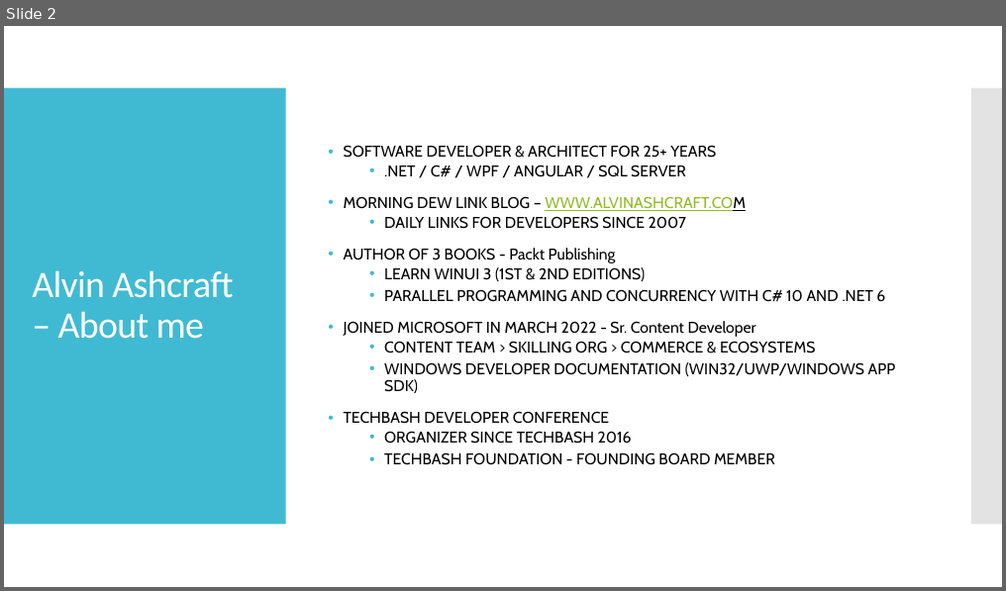
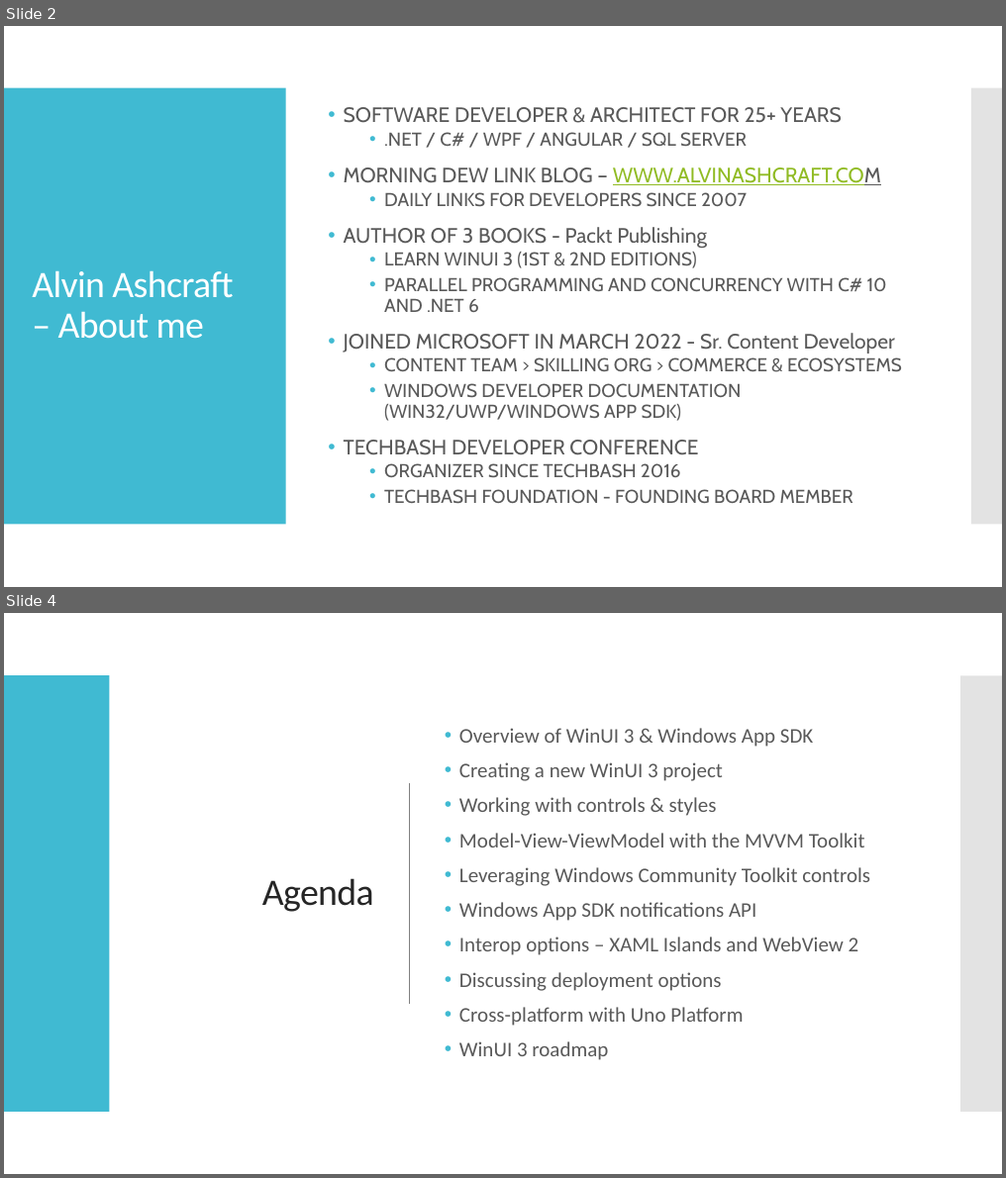
Before and after one commit to alvinashcraft/speaking, a slide deck: 2024/0320_BostonDotNetArch/GetStartedWithWinUI3.pptx. Shown one above the other, each under a label of ours: slide 2 before the commit, slides 2 and 4 after it; the slides between them are not shown. The pictures are 1006x591 and 1006x1178 pixels, drawn with LibreOffice and Linux fonts; fonts in the diff are those of the drawing; background and template pictures are left out. Boxes give left, top, right and bottom in pixels: in the first picture for what was removed or moved away, otherwise in the second. Text is boxed around its words. In the diff, an @@ line names an element or a change of style, - is before the commit and + after.

```diff
--- a/2024/0320_BostonDotNetArch/GetStartedWithWinUI3.pptx
+++ b/2024/0320_BostonDotNetArch/GetStartedWithWinUI3.pptx
@@ slide 4 added at <box>4,613,1002,1174</box>, background #FFFFFF; not listed: 1 template element that a slide beside it also shows @@
@@ rectangle added at <box>4,613,1002,1174</box>, fill #FFFFFF @@
@@ rectangle added at <box>4,675,286,1112</box>, fill #40BAD2 @@
@@ rectangle added at <box>4,675,110,1112</box>, fill #40BAD2 @@
@@ rectangle added at <box>960,676,1002,1112</box>, fill #C8C8C8 at 50% opacity @@
@@ text added at <box>459,728,870,1060</box>, 20 pt, text #595959 @@
+• Overview of WinUI 3 & Windows App SDK
+• Creating a new WinUI 3 project
+• Working with controls & styles
+• Model-View-ViewModel with the MVVM Toolkit
+• Leveraging Windows Community Toolkit controls
+• Windows App SDK notifications API
+• Interop options – XAML Islands and WebView 2
+• Discussing deployment options
+• Cross-platform with Uno Platform
+• WinUI 3 roadmap
@@ line added from (409, 783) to (409, 1004), #808080 1 pt @@
@@ title added at <box>262,878,374,912</box>, 36 pt, text #262626 @@
+Agenda
@@ slide 2 changed as well @@
@@ rectangle added at <box>4,26,1002,587</box>, fill #FFFFFF @@
@@ text "SOFTWARE DEVELOPER & ARCHITECT FOR ..." at <box>344,107,902,504</box>: size 15 to 20 pt in "SOFTWARE DEVELOPER & ARCHITECT FOR 25+ YEARS", "MORNING DEW LINK BLOG – WWW.ALVINASHCRAFT.COM", "AUTHOR OF 3 BOOKS - Packt Publishing", "JOINED MICROSOFT IN MARCH 2022 - Sr. ..." and 1 more places; text colour #000000 to #595959; size 15 to 18 pt in ".NET / C# / WPF / ANGULAR ...", "DAILY LINKS FOR DEVELOPERS SINCE 2007", "LEARN WINUI 3 (1ST & 2ND EDITIONS)", "PARALLEL PROGRAMMING AND CONCURRENCY WITH C# 10 ..." and 4 more places @@
```
Also in this commit, not shown: 1 other slide changed, 1 other slide added.
